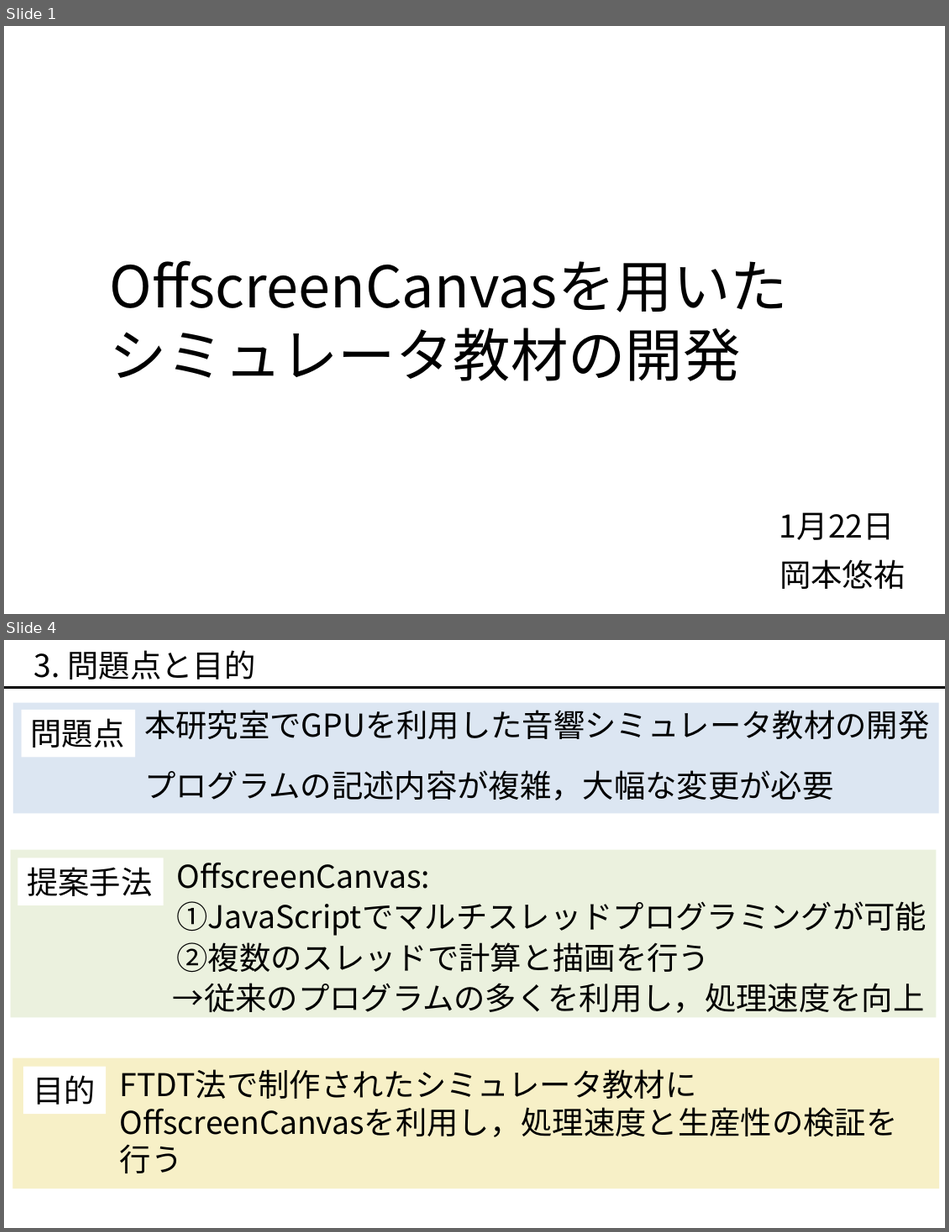
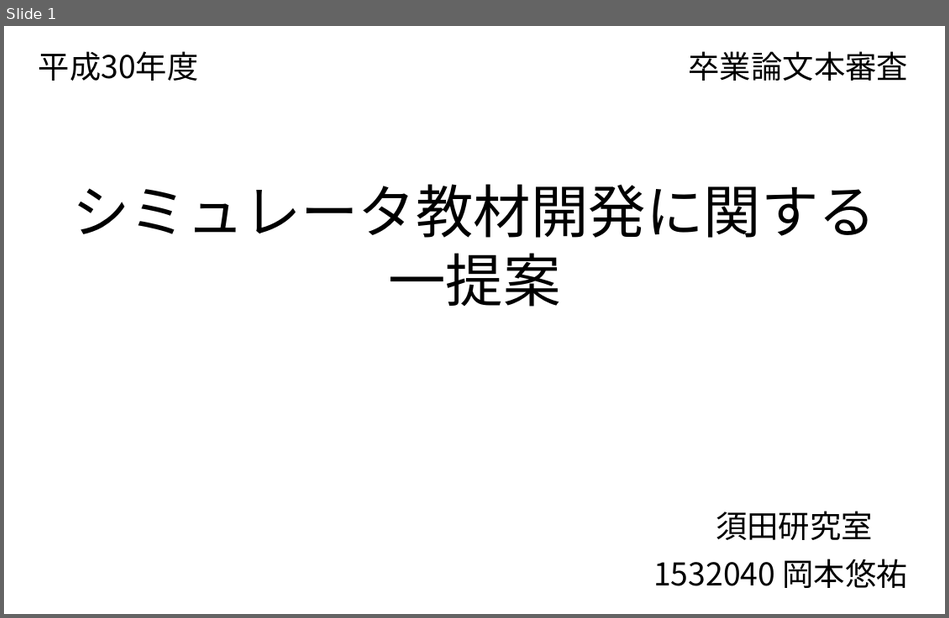
Before and after one commit to okmtaoo/-, a slide deck: presentation/出す.pptx. Shown one above the other, each under a label of ours: slides 1 and 4 before the commit, slide 1 after it; the slides between them are not shown. The pictures are 949x1232 and 949x618 pixels, drawn with LibreOffice and Linux fonts; fonts in the diff are those of the drawing. Boxes give left, top, right and bottom in pixels: in the first picture for what was removed or moved away, otherwise in the second. Text is boxed around its words. In the diff, an @@ line names an element or a change of style, - is before the commit and + after.

```diff
--- a/presentation/出す.pptx
+++ b/presentation/出す.pptx
@@ slide 4 removed at (4, 640, 945, 1228), background #FFFFFF @@
@@ text removed at (34, 650, 255, 679) @@
-3. 問題点と目的
@@ line removed from (4, 688) to (945, 688) @@
@@ group removed at (13, 703, 939, 814): 2 rectangles, 2 texts @@
-問題点
-本研究室でGPUを利用した音響シミュレータ教材の開発
-プログラムの記述内容が複雑，大幅な変更が必要
@@ group removed at (11, 850, 936, 1017): 4 texts, 2 rectangles @@
-提案手法
-①JavaScriptでマルチスレッドプログラミングが可能
-②複数のスレッドで計算と描画を行う
-→従来のプログラムの多くを利用し，処理速度を向上
-OffscreenCanvas:
@@ rectangle removed at (12, 1057, 939, 1189) @@
@@ rectangle removed at (24, 1066, 106, 1113) @@
-目的
@@ text removed at (120, 1069, 898, 1173) @@
-FTDT法で制作されたシミュレータ教材に
-OffscreenCanvasを利用し，処理速度と生産性の検証を行う
@@ slide 1 changed as well @@
@@ text added at (38, 51, 199, 81), 24 pt, text #000000 @@
+平成30年度
@@ text added at (689, 51, 908, 81), 24 pt, text #000000 @@
+卒業論文本審査
@@ text at (72, 184, 876, 307): text changed @@
-OffscreenCanvasを用いた
-シミュレータ教材の開発
+シミュレータ教材開発に関する
+一提案
@@ text at (715, 511, 873, 540): text changed @@
-1月22日
+須田研究室
@@ text at (653, 559, 908, 588): text changed @@
-岡本悠祐
+1532040 岡本悠祐
```
Also in this commit, not shown: 4 other slides changed, 9 slides added, 3 other slides removed, 47 other files.
